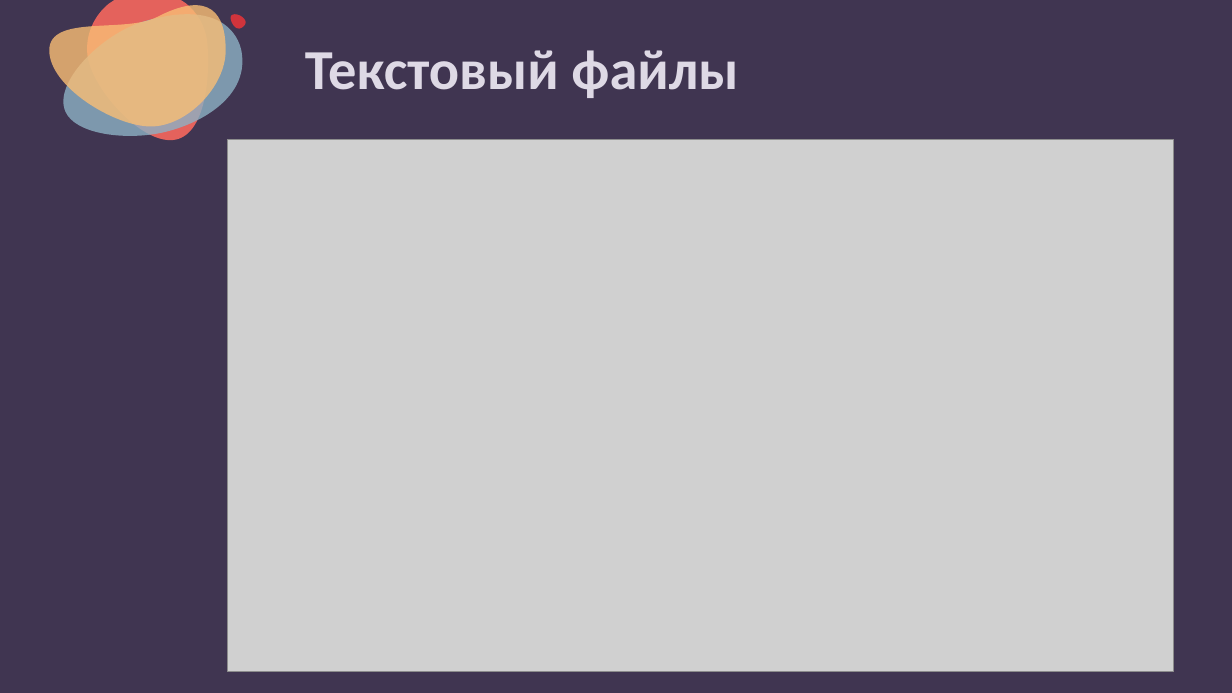
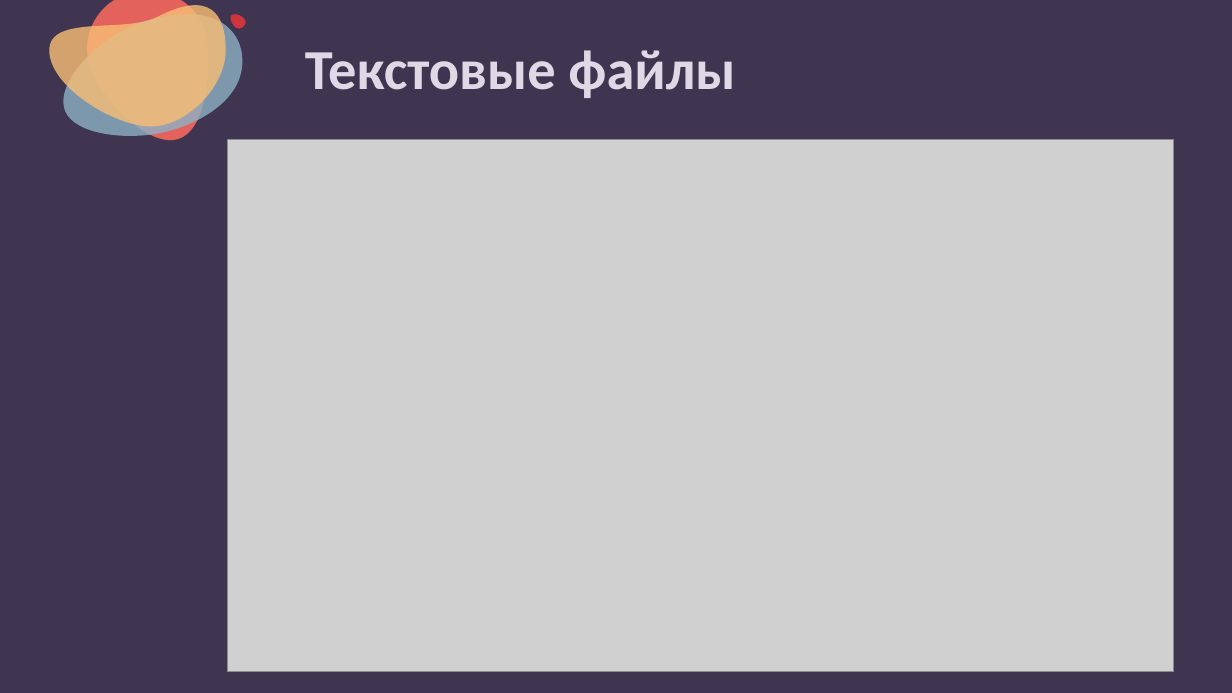
Before and after one commit to nesrv/python-for-odin.study, a slide deck: slide 5 of m4-4-Files-Exept/презентация.pptx (slide 6 before the commit). Drawn at 1232x693 pixels with LibreOffice and Linux fonts; fonts in the diff are those of the drawing; grey boxes stand for pictures. Boxes give left, top, right and bottom in pixels: in the first picture for what was removed or moved away, otherwise in the second. Text is boxed around its words. In the diff, an @@ line names an element or a change of style, - is before the commit and + after.

```diff
--- a/m4-4-Files-Exept/презентация.pptx
+++ b/m4-4-Files-Exept/презентация.pptx
@@ title at (x1=305, y1=50, x2=735, y2=98): text changed @@
-Текстовый файлы
+Текстовые файлы
```
Also in this commit, not shown: 3 slides added, 7 other files.
